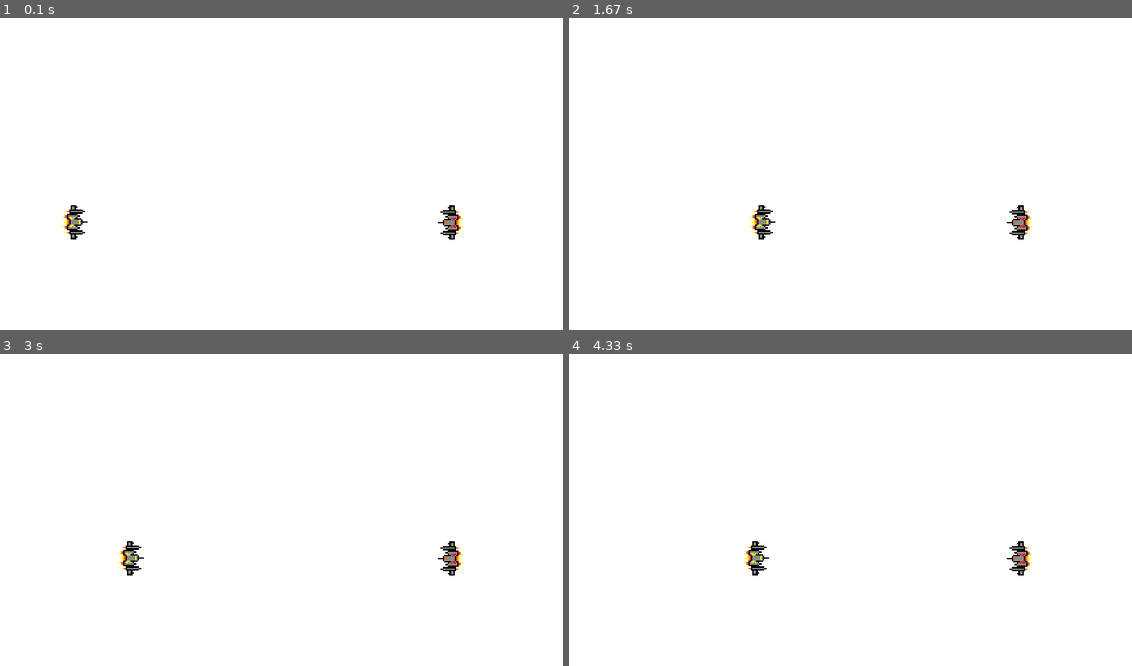
Above: before the commit, frames 1-4 (two rows, left to right).
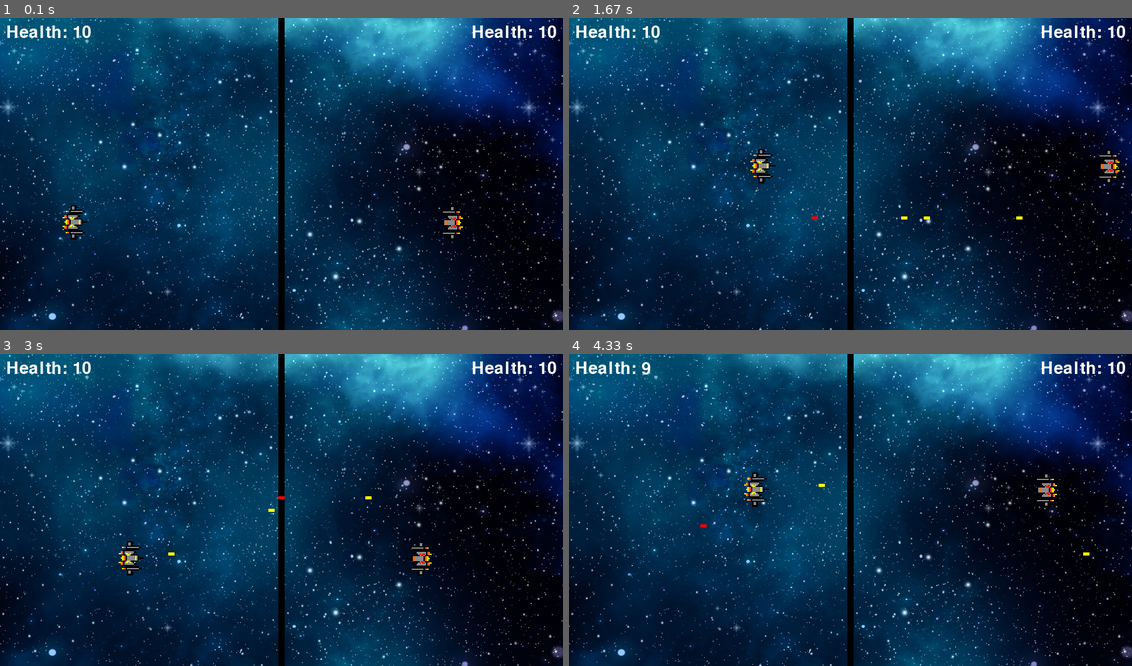
Above: after the commit, the same moments.

Repository: Eugene-misiko/capstone_python-pygame
Game: pygame game, started from main.py
Two runs of this game, one before a commit and one after it. Both use one fixed random seed, a clock stepped at 60 frames per second and the inputs below.
Inputs:
- Up to frame 1 (0.1 s): no input
- Up to frame 2 (1.67 s): tap Ctrl at 0.33, 0.73, 1.03, 1.23, 1.57 s; hold Right 0.67-1.13 s; hold D 0.67-1.13 s; tap Right Ctrl at 0.82 s; hold Up 1.17-1.47 s; hold W 1.17-1.47 s; hold Right from 1.5 s (still down); hold D from 1.5 s (still down)
- Up to frame 3 (3 s): tap Ctrl at 1.87, 2.07, 2.37, 2.63, 2.97 s; release Right at 1.97 s; release D at 1.97 s; hold Left 2-2.53 s; hold A 2-2.53 s; tap Right Ctrl at 2.15 s; hold Down 2.57-2.87 s; hold S 2.57-2.87 s; hold Left from 2.9 s (still down); hold A from 2.9 s (still down)
- Up to frame 4 (4.33 s): tap Ctrl at 3.27, 3.4, 3.8, 4.1 s; release Left at 3.3 s; release A at 3.3 s; hold Up 3.33-3.7 s; hold W 3.33-3.7 s; tap Right Ctrl at 3.48 s; hold Right from 3.73 s (still down); hold D from 3.73 s (still down)

The runs differ from the first frame. In frame 1, 99% of the frame differs, in the area x 0-100%, y 0-100%; in frame 2, 100%; in frame 3, 99%; in frame 4, 100%.

Commit message:
added functionality using pygame logics, mixer, and font library

Diff:
--- a/main.py
+++ b/main.py
@@ -1,26 +1,106 @@
 import pygame
 import os
-
+pygame.font.init()#Initializes font library
+pygame.mixer.init()
 WIN = pygame.display.set_mode((900,500))
 pygame.display.set_caption("First Game")
+BLACK = (0, 0, 0)
+RED = (255, 0, 0)
+YELLOW = (255, 255, 0)
+BOARDER = pygame.Rect(900//2 - 5, 0, 10, 500)
+
+BULLET_HIT_SOUND = pygame.mixer.Sound(os.path.join('assets', 'Grenade+1.mp3'))
+BULLET_FIRE_SOUND = pygame.mixer.Sound(os.path.join('assets', 'Gun+Silencer.mp3'))
+
+HEALTH_FONT = pygame.font.SysFont('comicsans', 40)
+WINNER_FONT = pygame.font.SysFont('comicsans', 100)
+
 FPS = 60
 VEL = 5
+BULLET_VEL = 7
+MAX_BULLETS = 3
+
+YELLOW_HIT = pygame.USEREVENT + 1
+RED_HIT = pygame.USEREVENT + 2
 
 PLAYER1 = pygame.image.load(os.path.join('assets', 'spaceship_yellow.png'))
 PLAYER_1 = pygame.transform.rotate(pygame.transform.scale(PLAYER1, (55, 40)), 90)
 PLAYER2 = pygame.image.load(os.path.join('assets', 'spaceship_red.png'))
 PLAYER_2 = pygame.transform.rotate(pygame.transform.scale(PLAYER2, (55, 40)),270)
 
-def draw_window(red, yellow):
-    WIN.fill((255,255,255))
+SPACE = pygame.transform.scale(pygame.image.load(os.path.join('assets', 'space.png')),(900, 500))
+
+def draw_window(red, yellow, red_bullets, yellow_bullets, red_health, yellow_health):
+    WIN.blit(SPACE, (0, 0))
+    pygame.draw.rect(WIN, BLACK, BOARDER)
+
+    red_health_text = HEALTH_FONT.render("Health: " + str(red_health), 1, (255, 255, 255))
+    yellow_health_text = HEALTH_FONT.render("Health: " + str(yellow_health), 1, (255, 255, 255))
+    WIN.blit(red_health_text, (900 - red_health_text.get_width() - 10, 10))
+    WIN.blit(yellow_health_text, (10, 10))
     WIN.blit(PLAYER_1, (yellow.x, yellow.y))
     WIN.blit(PLAYER_2,(red.x, red.y))
+
+
+    for bullet in red_bullets:
+        pygame.draw.rect(WIN, RED, bullet)
+
+    for bullet in yellow_bullets:
+        pygame.draw.rect(WIN, YELLOW, bullet)
+
     pygame.display.update()
+def yellow_handle_movement(keys_pressed,yellow):
+    if keys_pressed[pygame.K_a] and yellow.x - VEL > 0:#key left
+        yellow.x -= VEL
+    if keys_pressed[pygame.K_d] and yellow.x + VEL + yellow.width < BOARDER.x :#key right
+        yellow.x += VEL
+    if keys_pressed[pygame.K_w] and yellow.y - VEL > 0:#key up
+        yellow.y -= VEL
+    if keys_pressed[pygame.K_s] and yellow.y + VEL + yellow.height < 500 - 15:#key down
+        yellow.y += VEL
 
+def red_handle_movement(keys_pressed,red):
+    if keys_pressed[pygame.K_LEFT] and red.x - VEL > BOARDER.x + BOARDER.width:#key left
+        red.x -= VEL
+    if keys_pressed[pygame.K_RIGHT] and red.x + VEL + red.width < 900:#key right
+        red.x += VEL
+    if keys_pressed[pygame.K_UP] and red.y - VEL > 0:#key up
+        red.y -= VEL
+    if keys_pressed[pygame.K_DOWN] and red.y + VEL + red.height < 500 - 15:#key down
+        red.y += VEL
+
+
+def handle_bullets(yellow_bullets, red_bullets, yellow, red):
+    for bullet in yellow_bullets:
+        bullet.x += BULLET_VEL
+        if red.colliderect(bullet):
+            pygame.event.post(pygame.event.Event(RED_HIT))
+            yellow_bullets.remove(bullet)
+        elif bullet.x > 900:
+            yellow_bullets.remove(bullet)
+
+    for bullet in red_bullets:
+        bullet.x -= BULLET_VEL
+        if yellow.colliderect(bullet):
+            pygame.event.post(pygame.event.Event(YELLOW_HIT))
+            red_bullets.remove(bullet)
+        elif bullet.x < 0:
+            red_bullets.remove(bullet)
+def draw_winner(text):
+    draw_text = WINNER_FONT.render(text, 1, (255, 255, 255))
+    WIN.blit(draw_text, (900/2 - draw_text.get_width()/2, 500/2 - draw_text.get_height()/2))
+    pygame.display.update()
+    pygame.time.delay(5000)
 
 def main():
     red = pygame.Rect(700, 300, 55, 40)
     yellow = pygame.Rect(100, 300, 55, 40)
+
+    red_bullets = []
+    yellow_bullets = []
+
+    red_health = 10
+    yellow_health = 10
     clock = pygame.time.Clock()
     run = True
     while run:
@@ -28,18 +108,48 @@
         for event in pygame.event.get():
             if event.type == pygame.QUIT:
                 run = False
+                pygame.quit()
+
+            if event.type == pygame.KEYDOWN:
+                if event.key == pygame.K_LCTRL and len(yellow_bullets) < MAX_BULLETS:
+                    bullet = pygame.Rect(yellow.x + yellow.width, yellow.y + yellow.height//2 - 2, 10, 5)
+                    yellow_bullets.append(bullet)
+                    BULLET_FIRE_SOUND.play()
+
+                if event.key == pygame.K_RCTRL and len(red_bullets) < MAX_BULLETS:
+                    bullet = pygame.Rect(red.x, red.y + red.height//2 - 2, 10, 5)
+                    red_bullets.append(bullet)
+                    BULLET_FIRE_SOUND.play()
+
+            if event.type == RED_HIT:
+                red_health -=1
+                BULLET_HIT_SOUND.play()
+
+            if event.type == YELLOW_HIT:
+                yellow_health -= 1
+                BULLET_HIT_SOUND.play()
+        winner_text = ""
+        if red_health <= 0:
+            winner_text = "Yellow wins!"
+
+        if yellow_health <= 0:
+            winner_text = "Red wins!"
+
+        if winner_text != "":
+            draw_winner(winner_text)
+            break
 
         keys_pressed = pygame.key.get_pressed()
-        if keys_pressed[pygame.K_a]:#key left
-            yellow.x -= VEL
-        if keys_pressed[pygame.K_d]:#key right
-            yellow.x += VEL
+        yellow_handle_movement(keys_pressed, yellow)
+        red_handle_movement(keys_pressed, red)
+
+        handle_bullets(yellow_bullets,red_bullets, yellow, red)
 
 
 
-        draw_window(red, yellow)
+        draw_window(red, yellow, red_bullets, yellow_bullets, red_health, yellow_health)
 
-    pygame.quit()
+    main()
 
 if __name__ == "__main__":
     main()
Not shown, added: assets/Grenade+1.mp3
Not shown, added: assets/Gun+Silencer.mp3
